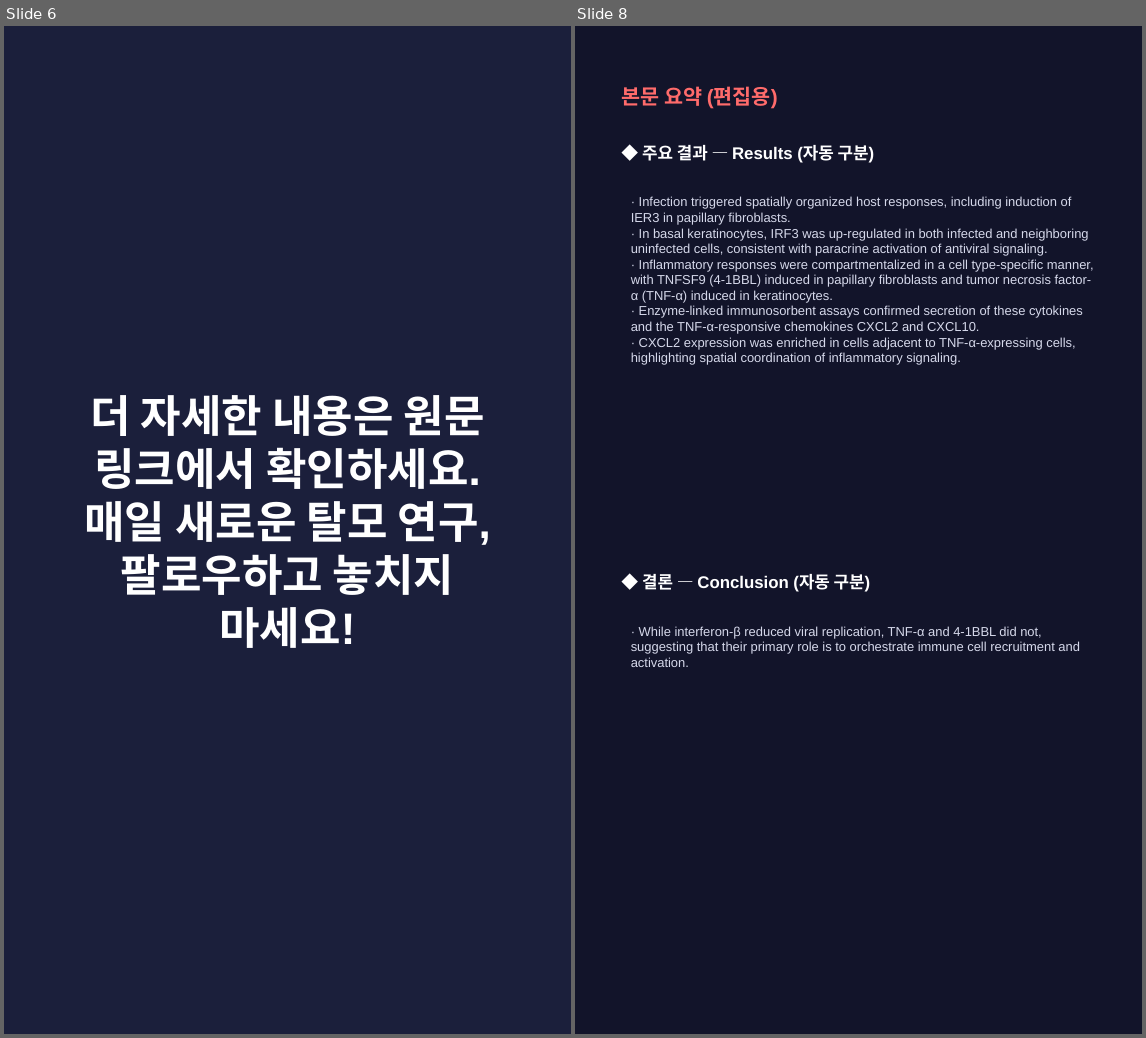
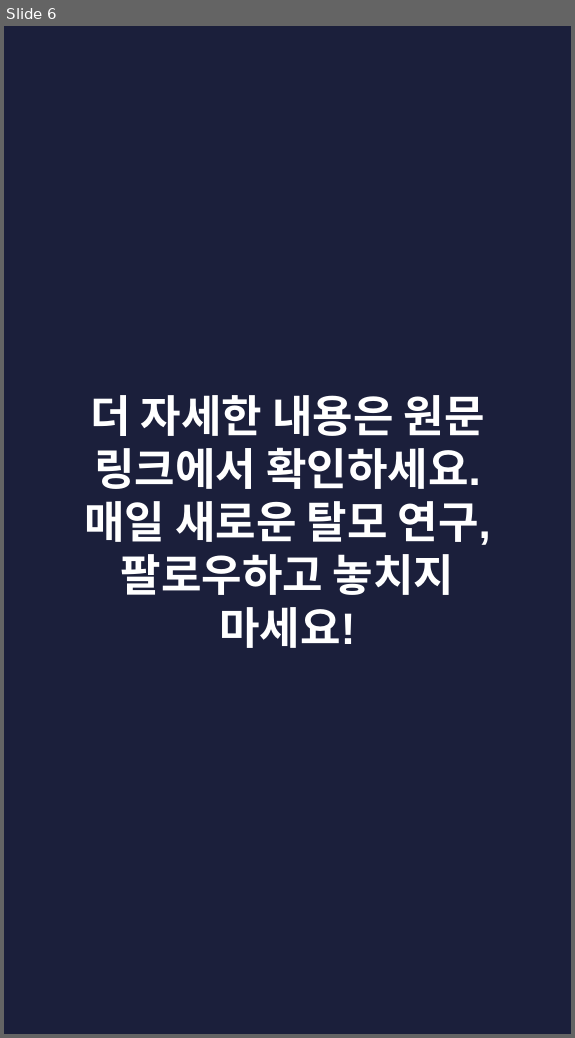
Before and after one commit to hyokang2010-BJ-ANTH/product-builder-test, a slide deck: pwa/data/latest/slides.pptx. Shown side by side, each under a label of ours: slides 6 and 8 before the commit, slide 6 after it; the slides between them are not shown. The pictures are 1146x1038 and 575x1038 pixels, drawn with LibreOffice and Linux fonts; fonts in the diff are those of the drawing. Boxes give left, top, right and bottom in pixels: in the first picture for what was removed or moved away, otherwise in the second. Text is boxed around its words. In the diff, an @@ line names an element or a change of style, - is before the commit and + after.

```diff
--- a/pwa/data/latest/slides.pptx
+++ b/pwa/data/latest/slides.pptx
@@ slide 8 removed at (575,26,1142,1034), background #12142A @@
@@ text removed at (621,86,778,109) @@
-본문 요약 (편집용)
@@ text removed at (642,145,874,163) @@
-◆ 주요 결과 — Results (자동 구분)
@@ text removed at (631,196,1094,365) @@
-· Infection triggered spatially organized host responses, including induction of IER3 in papillary fibroblasts.
-· In basal keratinocytes, IRF3 was up-regulated in both infected and neighboring uninfected cells, consistent with paracrine activation of antiviral signaling.
-· Inflammatory responses were compartmentalized in a cell type-specific manner, with TNFSF9 (4-1BBL) induced in papillary fibroblasts and tumor necrosis factor-α (TNF-α) induced in keratinocytes.
-· Enzyme-linked immunosorbent assays confirmed secretion of these cytokines and the TNF-α-responsive chemokines CXCL2 and CXCL10.
-· CXCL2 expression was enriched in cells adjacent to TNF-α-expressing cells, highlighting spatial coordination of inflammatory signaling.
@@ text removed at (642,574,870,592) @@
-◆ 결론 — Conclusion (자동 구분)
@@ text removed at (631,626,1080,667) @@
-· While interferon-β reduced viral replication, TNF-α and 4-1BBL did not, suggesting that their primary role is to orchestrate immune cell recruitment and activation.
```
Also in this commit, not shown: 2 slides changed, 6 slides added, 4 other slides removed, 26 other files.
